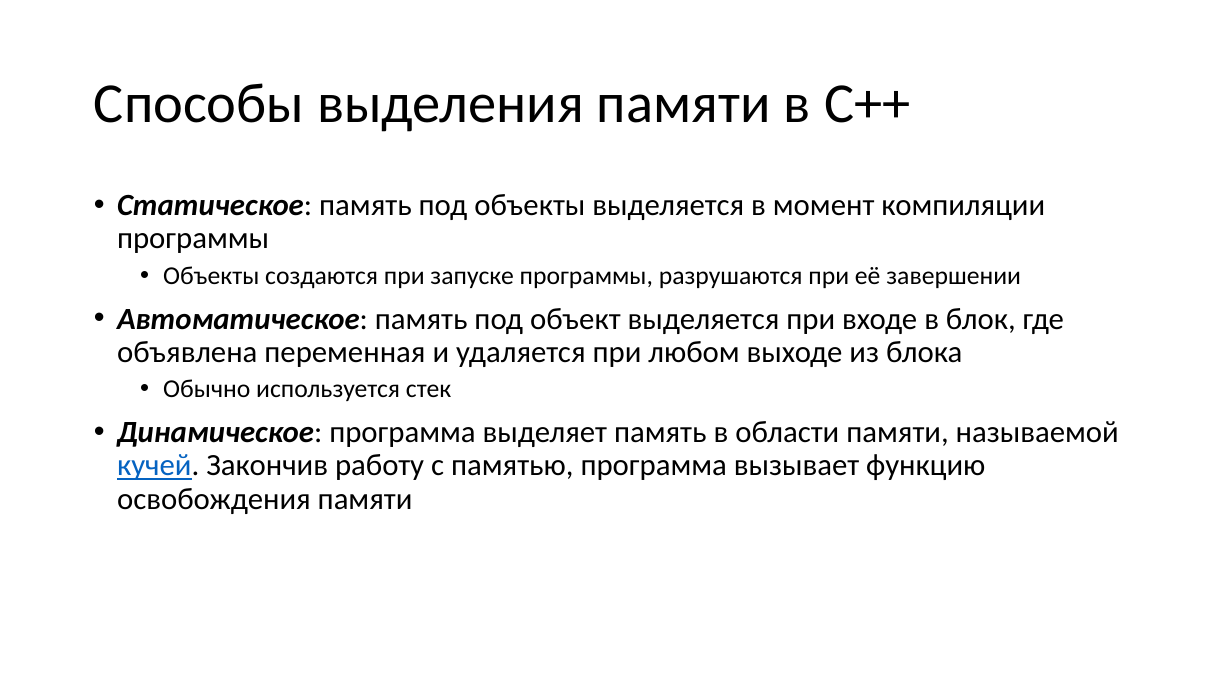
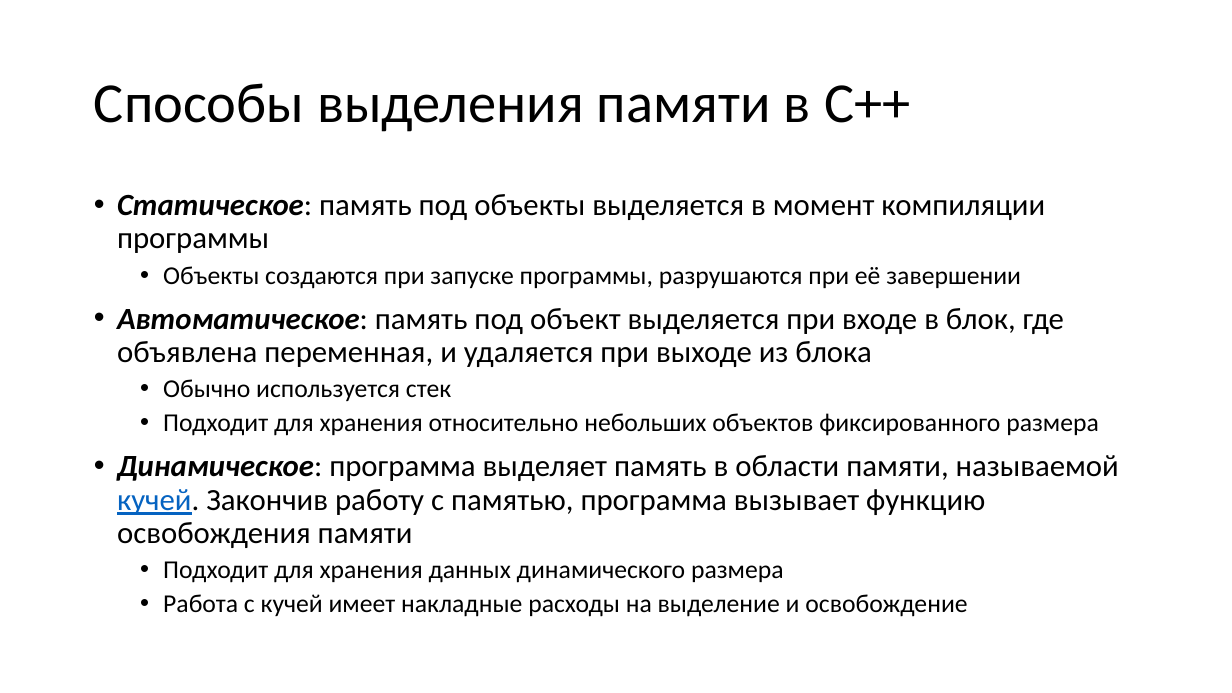
Before and after one commit to alexey-malov/oop, a slide deck: slide 47 of lectures/05/Указатели и динамическая память.pptx. Drawn at 1232x693 pixels with LibreOffice and Linux fonts; fonts in the diff are those of the drawing. Boxes give left, top, right and bottom in pixels: in the first picture for what was removed or moved away, otherwise in the second. Text is boxed around its words. In the diff, an @@ line names an element or a change of style, - is before the commit and + after.

```diff
--- a/lectures/05/Указатели и динамическая память.pptx
+++ b/lectures/05/Указатели и динамическая память.pptx
@@ text at (117, 308, 1064, 367): text changed @@
-• Автоматическое: память под объект выделяется при входе в блок, где объявлена переменная и удаляется при любом выходе из блока
+• Автоматическое: память под объект выделяется при входе в блок, где объявлена переменная, и удаляется при выходе из блока
@@ text at (163, 413, 1099, 436): paragraph added @@
+  • Подходит для хранения относительно небольших объектов фиксированного размера
@@ text at (163, 561, 967, 617): paragraphs added @@
+  • Подходит для хранения данных динамического размера
+  • Работа с кучей имеет накладные расходы на выделение и освобождение
```
Also in this commit, not shown: 5 other slides changed.
